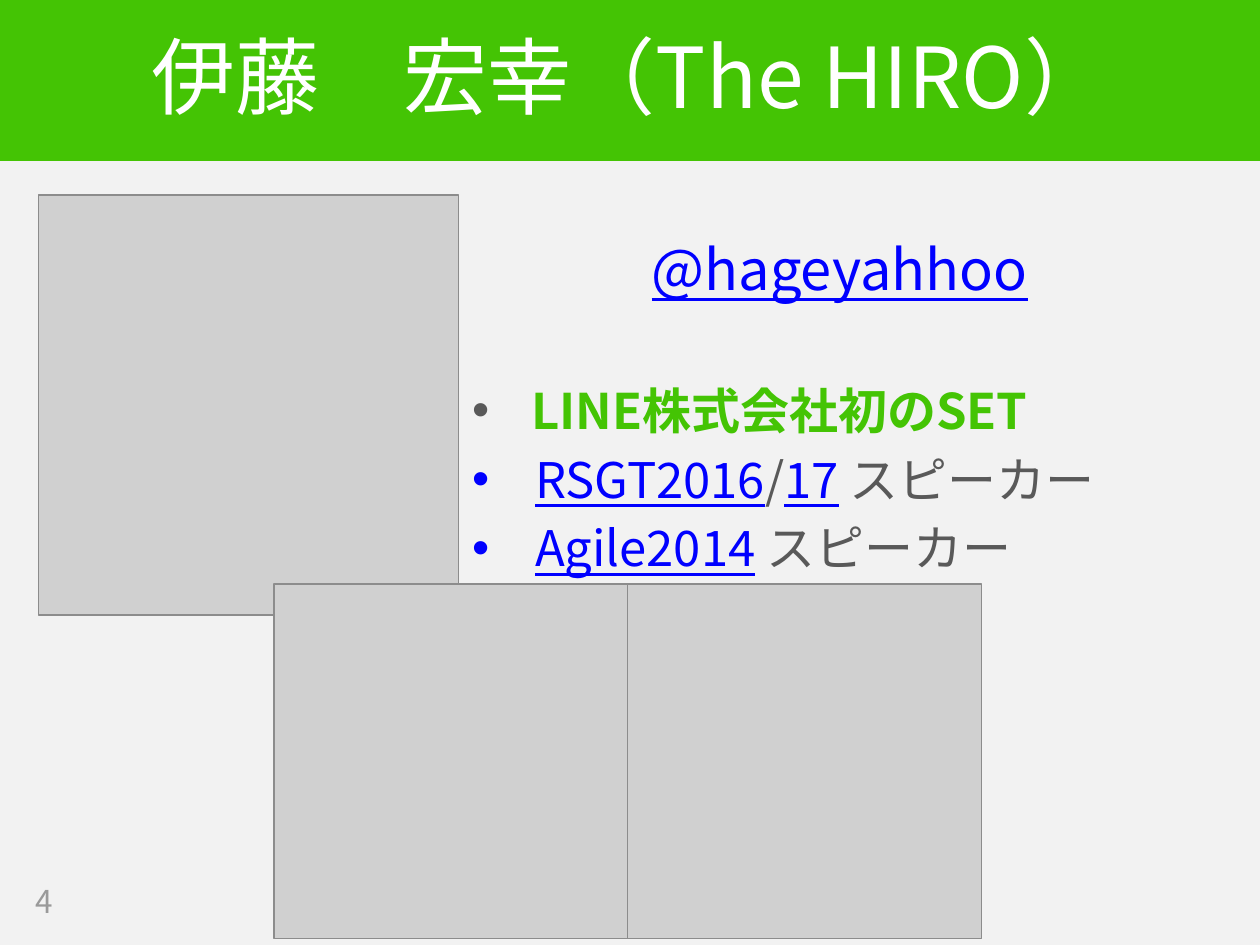
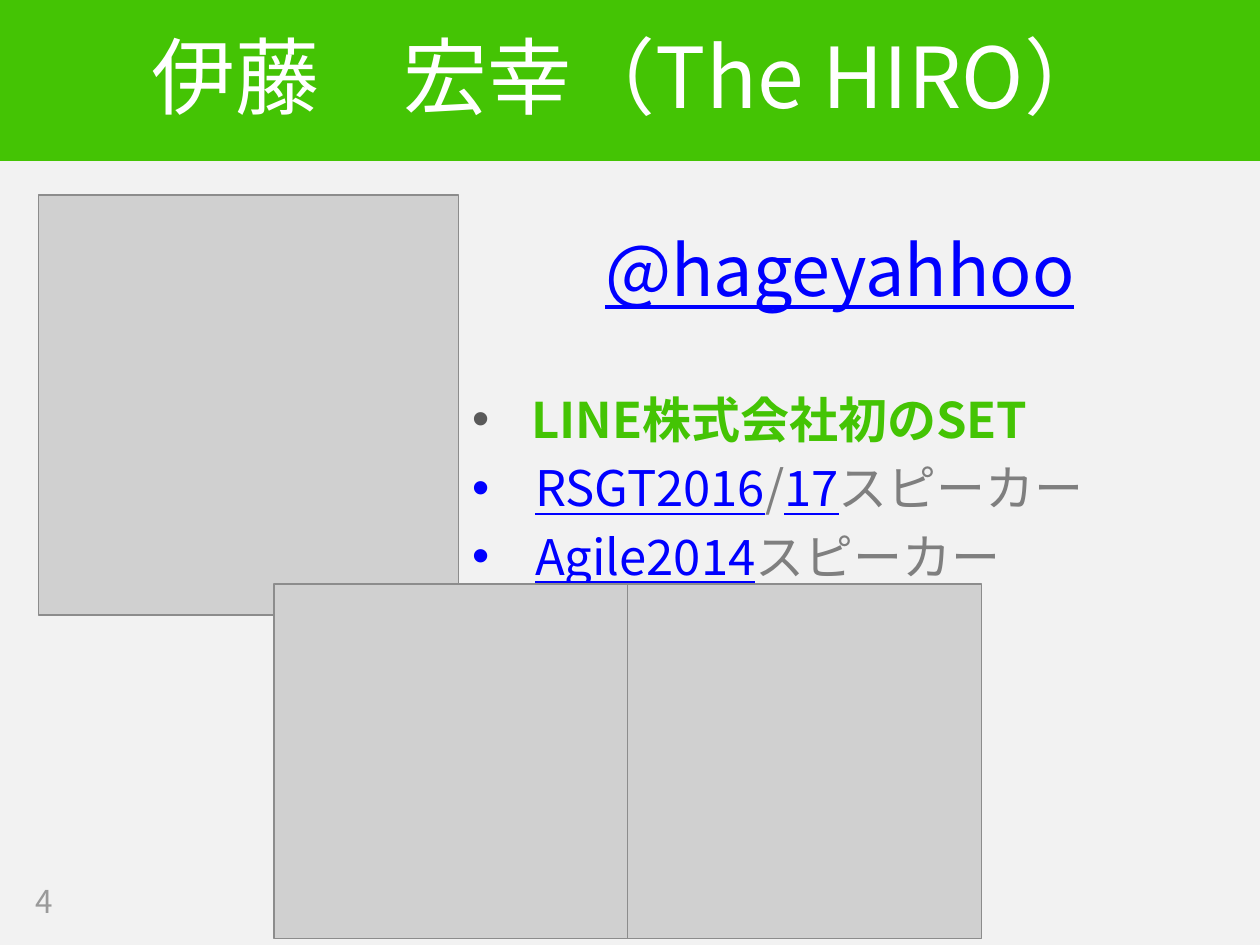
Before and after one commit to hageyahhoo/RSGT2018, a slide deck: slide 4 of SET_PO_ja.pptx. Drawn at 1260x945 pixels with LibreOffice and Linux fonts; fonts in the diff are those of the drawing; grey boxes stand for pictures. Boxes give left, top, right and bottom in pixels: in the first picture for what was removed or moved away, otherwise in the second. Text is boxed around its words. In the diff, an @@ line names an element or a change of style, - is before the commit and + after.

```diff
--- a/SET_PO_ja.pptx
+++ b/SET_PO_ja.pptx
@@ text at (605,240,1074,313): size 32 to 40 pt in "@hageyahhoo"; more space between paragraphs @@
@@ text at (535,466,1083,587): spaces changed @@
-• RSGT2016/17 スピーカー
-• Agile2014 スピーカー
+• RSGT2016/17スピーカー
+• Agile2014スピーカー
```
Also in this commit, not shown: 12 other slides changed, 6 slides added, 17 slides removed.
